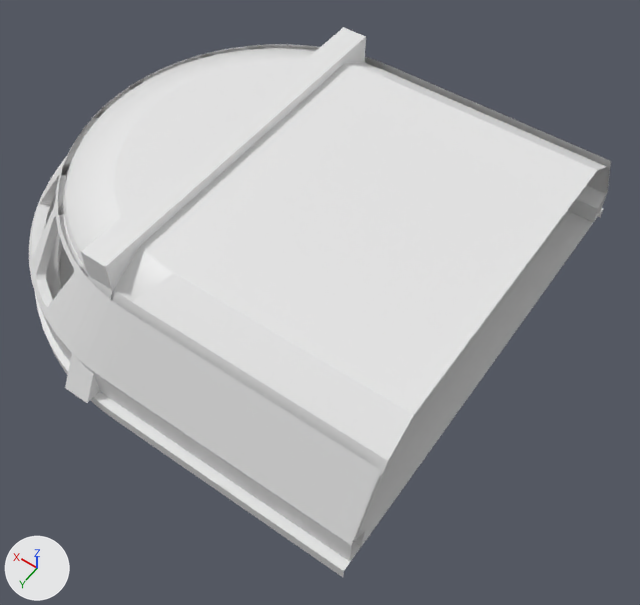
The Blender file Assets/Models/Bridge.blend: old version first, new version second.
Before and after are seen from a 50 mm lens placed at (-10.62, 12.73, 18.51), pointed at (-2.07, 0.75, -0.31). Every picture has the same lights, and +X, +Y and +Z are marked at lower left.

Before the edit, the objects in view are built like this:
```python
me_cylinder_004 = bpy.data.meshes.new('Cylinder.004')
me_cylinder_004.from_pydata(...)  # 296 vertices, 250 faces; spans x -6.86..6.59, y -6.59..6.59, z -1.83..0.0
me_cylinder_007 = bpy.data.meshes.new('Cylinder.007')
me_cylinder_007.from_pydata(...)  # 620 vertices, 402 faces; spans x -6.86..6.59, y -6.34..6.34, z -1.0..2.31
me_plane_016 = bpy.data.meshes.new('Plane.016')
me_plane_016.from_pydata(...)  # 32 vertices, 21 faces; spans x -0.05..0.71, y 0.0..6.76, z 0.0..3.57
ob_cylinder = bpy.data.objects.new('Cylinder', me_cylinder_004)
ob_cylinder.location = (0.0, 0.0, 0.0)
ob_cylinder_004 = bpy.data.objects.new('Cylinder.004', me_cylinder_007)
ob_cylinder_004.location = (0.0, 0.0, 1.0)
ob_plane_015 = bpy.data.objects.new('Plane.015', me_plane_016)
ob_plane_015.location = (0.63, 0.0, 0.0)
_m = ob_plane_015.modifiers.new('Mirror', 'MIRROR')
_m.use_axis = (False, True, False)
```
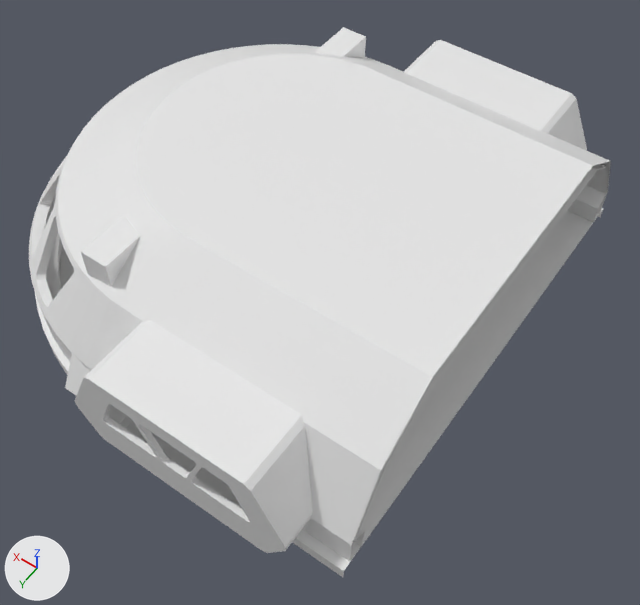
Scene script edits in JSON lines:
```json
{"block": "me_cylinder_007", "where": "# used by ob_cylinder_004; location = (0.0, 0.0, 1.0)"}
{"op": "remove", "block": "me_cylinder_007", "code": "me_cylinder_007.from_pydata(...)  # 620 vertices, 402 faces; spans x -6.86..6.59, y -6.34..6.34, z -1.0..2.31"}
{"op": "add", "block": "me_cylinder_007", "code": "me_cylinder_007.from_pydata(...)  # 728 vertices, 465 faces; spans x -6.86..6.59, y -6.34..6.34, z -1.0..2.92"}
{"block": "me_cylinder_007", "change": "me_cylinder_007 part 1"}
{"block": "me_cylinder_007", "change": "13 vertices are removed from x -3.39..0.24, y -6.34..6.34, z -0.36..1.75"}
{"block": "me_cylinder_007", "change": "28 faces are deleted"}
{"block": "me_cylinder_007", "change": "8 vertices in x -3.39, y -6.34..6.34, z -1.0..2.31 move by (-1.07, 0.0, 0.0)"}
{"block": "me_cylinder_007", "change": "4 vertices in x 0.0, y -5.92..5.92, z -1.0..1.75 move by (-0.58, 0.0, 0.0)"}
{"block": "me_cylinder_007", "change": "2 vertices move from x -0.1..0.24, y 5.4..6.34, z -1.0..1.75 to x -0.58..-0.25, y 3.64..6.34, z -1.0..2.92"}
{"block": "me_cylinder_007", "change": "105 vertices are added at x -6.86..3.05, y -6.34..6.34, z -0.95..2.92"}
{"block": "me_cylinder_007", "change": "10 new vertices lie (0.0, 0.25, 0.0) away from vertices in x -4.83..-0.76, y -5.5..5.25, z 1.56..1.65"}
{"block": "me_cylinder_007", "change": "6 new vertices lie (0.0, 0.43, 0.0) away from vertices in x -4.9..-0.68, y -6.34..5.91, z -0.95"}
{"block": "me_cylinder_007", "change": "91 new faces join them"}
{"op": "add", "block": "me_plane_031", "code": ["me_plane_031 = bpy.data.meshes.new('Plane.031')", "me_plane_031.from_pydata(...)  # 166 vertices, 108 faces; spans x -3.03..3.03, y 4.37..6.33, z -0.12..2.75"]}
{"op": "add", "block": "ob_plane_018", "code": ["ob_plane_018 = bpy.data.objects.new('Plane.018', me_plane_031)", "ob_plane_018.location = (-2.79, 0.89, 0.05)"]}
{"op": "add", "block": "ob_plane", "code": ["ob_plane = bpy.data.objects.new('Plane', me_plane_031.copy())", "ob_plane.location = (-2.79, -0.89, 0.05)", "ob_plane.rotation_euler = (0.0, 0.0, -3.142)  # degrees (0, 0, -180)"]}
```

What differs and where, as boxes (x1, y1, x2, y2) in the pictures (640 x 605 px):
```json
{"object": "Plane.018", "change": "added", "after": [75, 320, 312, 553]}
{"object": "Plane", "change": "added", "after": [404, 40, 587, 151]}
{"part": 1, "of": "me_cylinder_007", "change": "built on", "before": [87, 63, 611, 561], "after": [58, 44, 611, 561]}
{"object": "Plane.015", "change": "unchanged, covered by the edit", "before": [65, 27, 366, 403], "after": [65, 27, 366, 396]}
```
